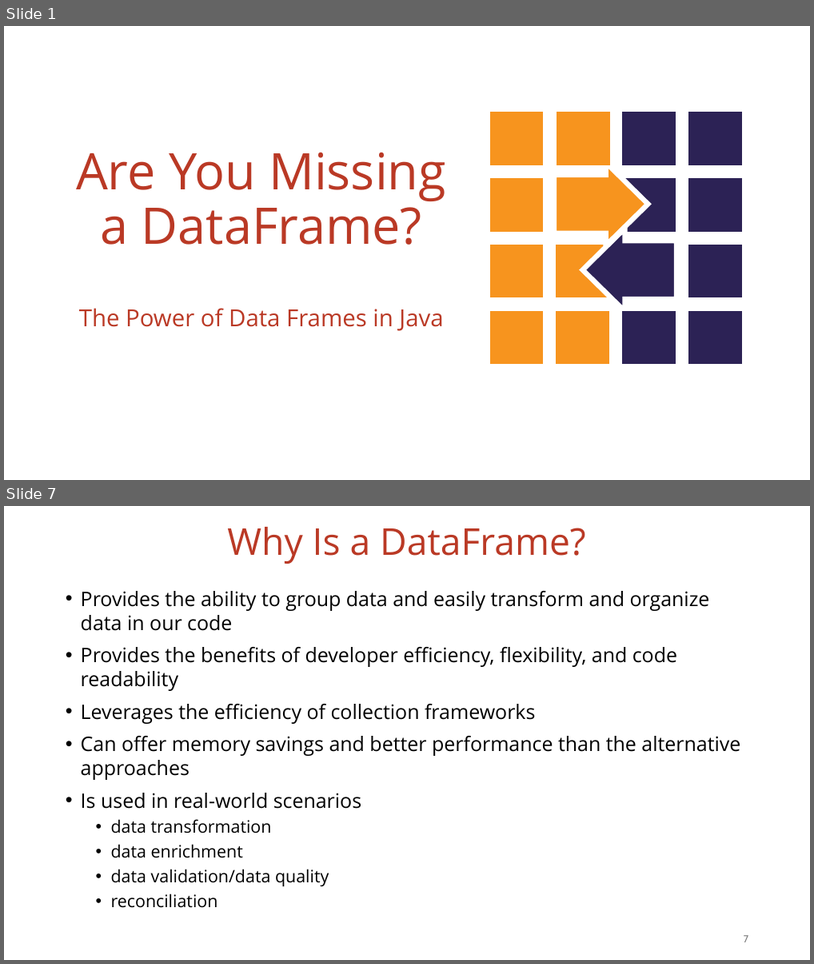
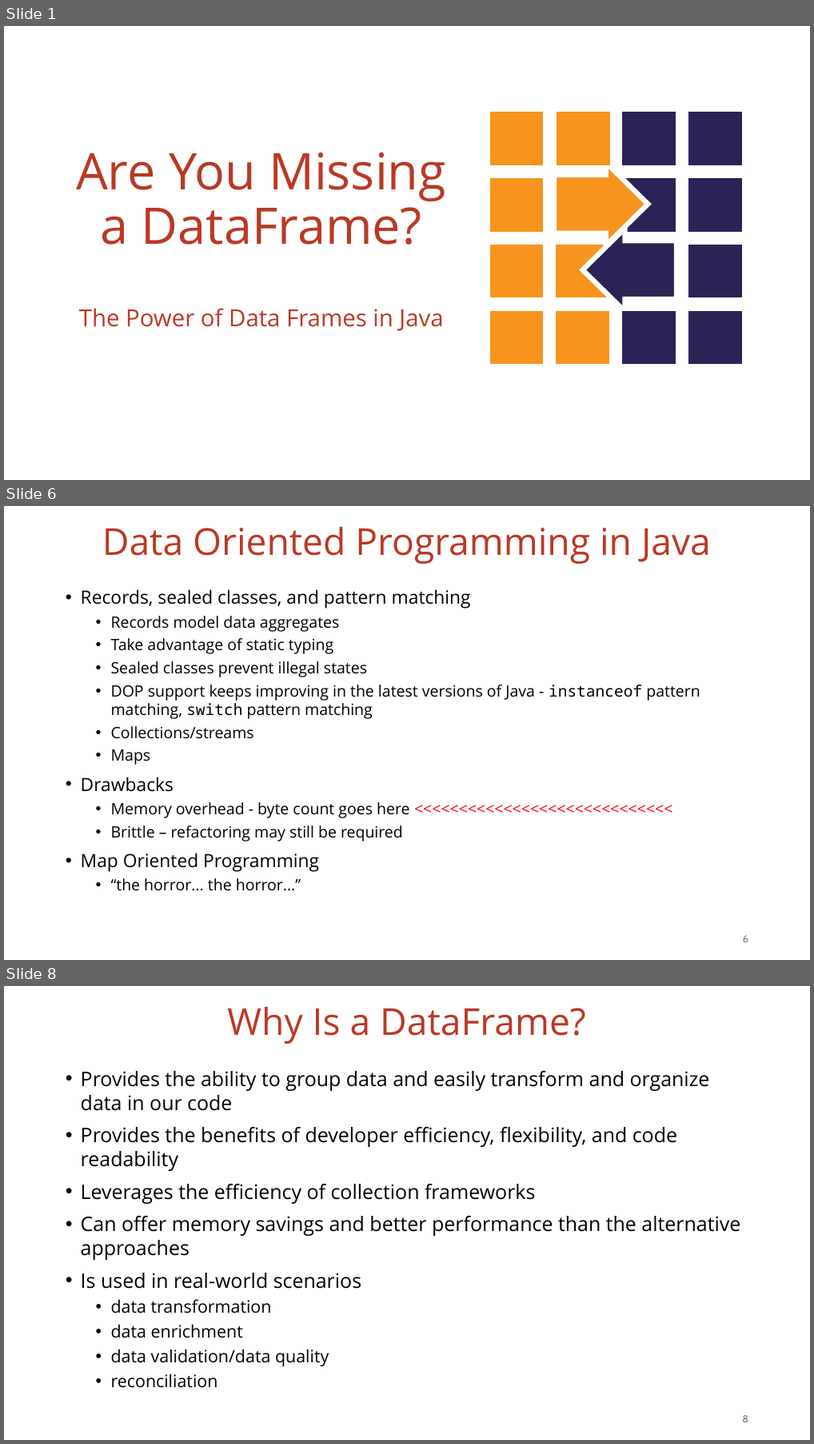
Before and after one commit to vmzakharov/missing-dataframe-talk, a slide deck: presentation/Missing_Dataframe_Short.pptx. Shown one above the other, each under a label of ours: slides 1 and 7 before the commit, slides 1, 6 and 8 after it; the slides between them are not shown. The pictures are 814x964 and 814x1444 pixels, drawn with LibreOffice and Linux fonts; fonts in the diff are those of the drawing. Boxes give left, top, right and bottom in pixels: in the first picture for what was removed or moved away, otherwise in the second. Text is boxed around its words. In the diff, an @@ line names an element or a change of style, - is before the commit and + after.

```diff
--- a/presentation/Missing_Dataframe_Short.pptx
+++ b/presentation/Missing_Dataframe_Short.pptx
@@ slide 6 added at box(4, 506, 810, 960), background #FFFFFF @@
@@ title added at box(102, 527, 711, 564), 44 pt, text #BA3925 @@
+Data Oriented Programming in Java
@@ text added at box(81, 589, 700, 891), 18.6 pt, text #000000 @@
+• Records, sealed classes, and pattern matching
+  • Records model data aggregates
+  • Take advantage of static typing
+  • Sealed classes prevent illegal states
+  • DOP support keeps improving in the latest versions of Java - instanceof pattern matching, switch pattern matching
+  • Collections/streams
+  • Maps
+• Drawbacks
+  • Memory overhead - byte count goes here <<<<<<<<<<<<<<<<<<<<<<<<<<<<<
+  • Brittle – refactoring may still be required
+• Map Oriented Programming
+  • “the horror... the horror...”
@@ page number added at box(743, 935, 749, 942), 12 pt, text #797979 @@
+6
@@ what was slide 7 is now slide 8 @@
@@ page number at box(742, 1415, 749, 1422): text changed @@
-7
+8
```
Also in this commit, not shown: 13 slides changed, 1 other slide added, 1 other file.
